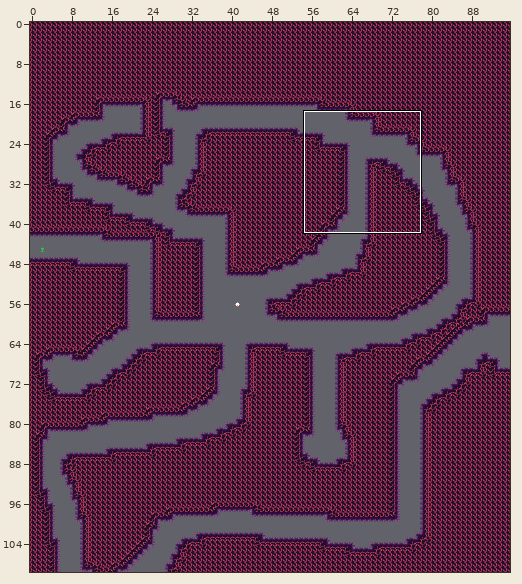
Level history. Tiled map (JSON): assets/world/room/fire6.json. The first picture is a wide view before the edit; the outline marks the close-up.
Close-up. The starting point:
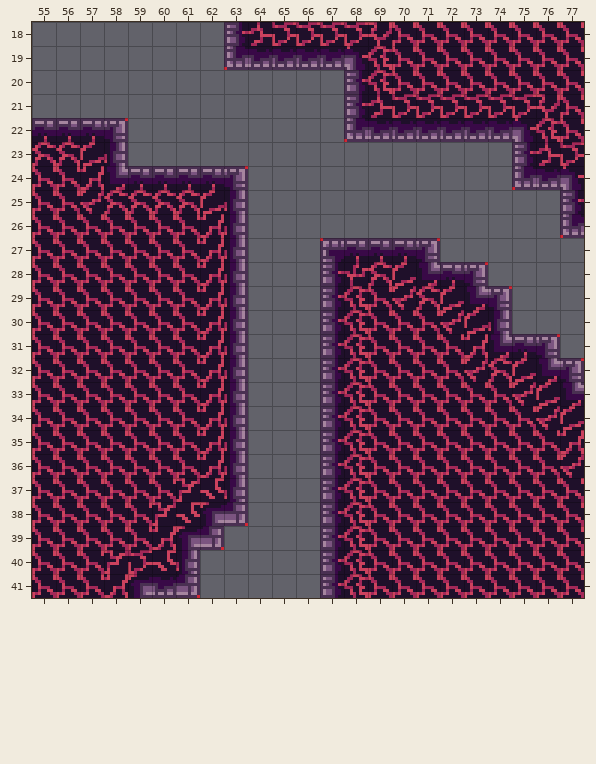
Cells are 8x8 px. Shown: x 55..77, y 18..41. The commit also changed other parts of the map, which this record leaves out.
New version:
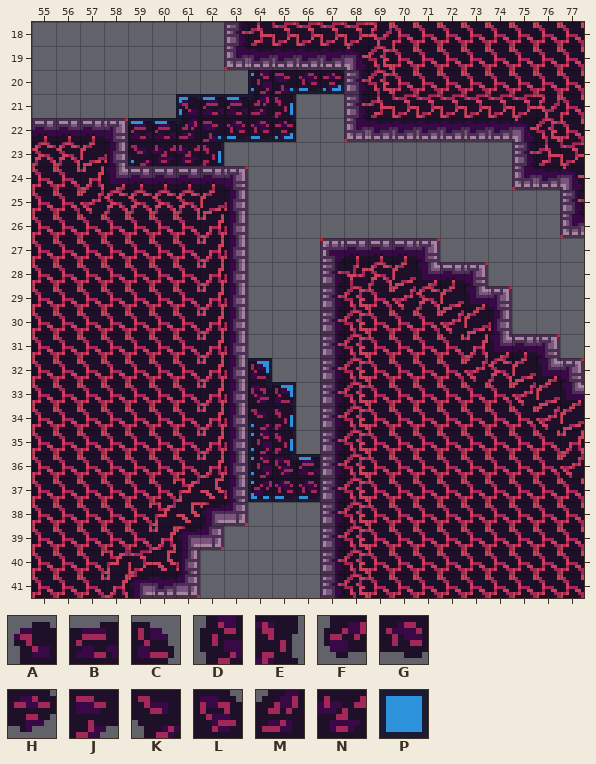
Key: from "fire_bg_decal": A 0, B 1, C 2, D 13, E 15, F 26, G 27, H 28, J 39, K 40, L 52, M 53, N 54; from "tools": P 20.
_ is an empty cell.
From old to new:
Layer "bg_draft":
Tile P is added in row 20 at x 64 to 67; in row 21 at x 61 to 65; in row 22 at x 59 to 65; in row 23 at x 59 and 62; in row 32 at x 64; in rows 33 to 35 at x 64 to 65.
Tile P is added in rows 36 to 37 at x 64 to 66.
Layer "bg":
Tile A is added in row 21 at x 61.
Tile B is added in row 21 at x 62 to 63; in row 22 at x 59 to 60; in row 36 at x 66.
Tile C is added in row 32 at x 64; in row 33 at x 65.
Tile D is added in row 20 at x 64; in rows 35 to 36 at x 64.
Tile E is added in row 21 at x 65; in row 23 at x 62; in rows 34 to 35 at x 65.
Tile F is added in row 37 at x 64.
Tile G is added in row 20 at x 66; in row 22 at x 63 to 64; in row 37 at x 65 to 66.
Tile H is added in row 20 at x 67; in row 22 at x 65.
Tile J is added in row 20 at x 65; in row 22 at x 62.
Tile K is added in row 23 at x 59; in row 34 at x 64.
Tile L is added in row 33 at x 64; in row 36 at x 65.
Tile M is added in row 21 at x 64; in row 22 at x 61.
Tile N is added in row 23 at x 60 to 61.
Where, in picture pixels (left, top, right, bottom), the same in both close-ups:
added: (128, 70, 344, 166)
added: (248, 358, 320, 502)
